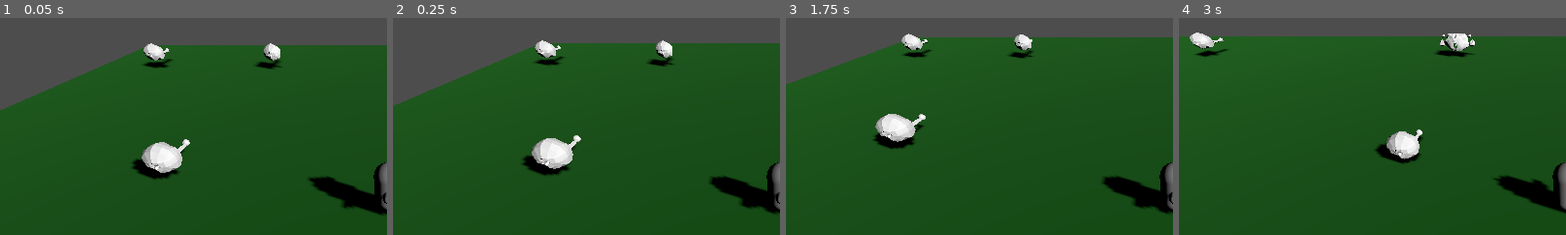
Above: before the commit, frames 1-4 (left to right).
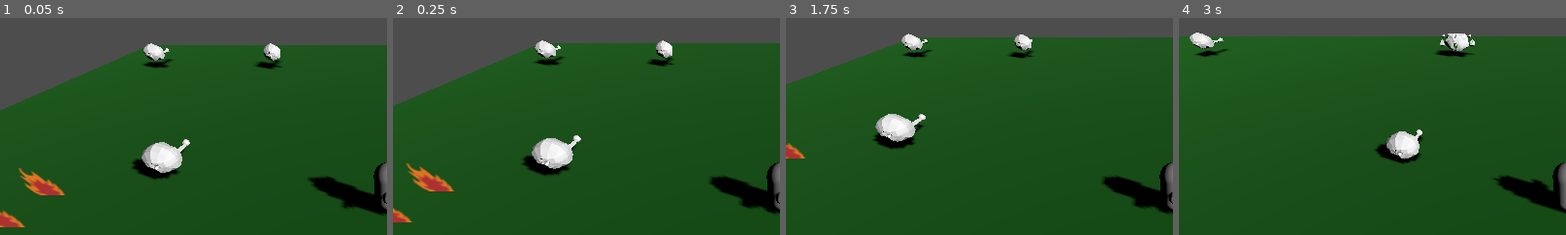
Above: after the commit, the same moments.

Repository: felpo-games/bichos-atomicos-2
Game: Godot game, scene res://cenas/feses/fese_1.tscn
The game is run twice, just before and just after one commit, with the same random seed, the same clock (stepped at 60 frames per second) and the same inputs. The project has no main scene, so this scene is started directly.
Inputs (mouse positions are % of the whole screen's width and height, from its top left):
- Up to frame 1 (0.05 s): no input
- Up to frame 2 (0.25 s): no input
- Up to frame 3 (1.75 s): tap Enter at 0.5 s; move the mouse to (72, 45) at 0.52 s; hold D (direita) 0.53-1.28 s; right-click (72, 45) at 0.6 s; move the mouse to (30, 55) at 1.27 s; hold S (tras) from 1.28 s (still down); click (30, 55) at 1.35 s
- Up to frame 4 (3 s): move the mouse to (60, 28) at 2.02 s; release S (tras) at 2.03 s; hold D (direita) 2.03-2.78 s; tap Shift (dash) at 2.1 s; move the mouse to (45, 70) at 2.77 s; hold W (frente) from 2.78 s (still down); tap E (interacao) at 2.85 s
The pictures show only the part of the screen within x 0-50%, y 7-57%; the shares and areas given below are measured in that part.

The runs differ from the first frame. In frame 1, 1.0% of the frame differs, in the area x 0-18%, y 69-97%; in frame 2, 1.0%; in frame 3, 0.2%; in frame 4, nothing differs.

Commit message:
add20132404
agora demos fogo

Diff:
--- a/cenas/bichos/pet/bala_dc.tscn
+++ b/cenas/bichos/pet/bala_dc.tscn
@@ -10,7 +10,7 @@
 
 [sub_resource type="SphereShape3D" id="SphereShape3D_auu6e"]
 
-[node name="bala_dc" type="Area3D" unique_id=1777013342]
+[node name="bala_dc" type="Area3D" unique_id=1777013342 groups=["ataque_dc", "ataque_player"]]
 script = ExtResource("1_a47i1")
 
 [node name="MeshInstance3D" type="MeshInstance3D" parent="." unique_id=517282303]
--- a/cenas/feses/fese_1.tscn
+++ b/cenas/feses/fese_1.tscn
@@ -7,6 +7,7 @@
 [ext_resource type="PackedScene" uid="uid://dxchpdfieiuk1" path="res://cenas/telas/laboratorio_iventario.tscn" id="3_34wp8"]
 [ext_resource type="PackedScene" uid="uid://8jgini67sqoj" path="res://cenas/bichos/bicho_h.tscn" id="3_e5vpm"]
 [ext_resource type="PackedScene" uid="uid://cojmkk1gai3wm" path="res://cenas/bichos/bicho_c.tscn" id="4_g0u1t"]
+[ext_resource type="PackedScene" uid="uid://2n7s13pt8lm1" path="res://cenas/obstaculos/fogo_normal.tscn" id="8_1efgt"]
 
 [sub_resource type="StandardMaterial3D" id="StandardMaterial3D_8gjcs"]
 albedo_color = Color(0, 0.39215687, 0, 1)
@@ -80,6 +81,28 @@
 
 [node name="coletaveis" type="Node3D" parent="." unique_id=2030487566]
 
+[node name="obstaculos" type="Node3D" parent="." unique_id=110551841]
+
+[node name="fogo_normal" type="Node3D" parent="obstaculos" unique_id=239939384]
+
+[node name="fogo_normal" parent="obstaculos/fogo_normal" unique_id=944948005 instance=ExtResource("8_1efgt")]
+transform = Transform3D(-0.14033103, 0, 0.9901046, 0, 1, 0, -0.9901046, 0, -0.14033103, -16.660982, 1.5780773, 0)
+
+[node name="fogo_normal2" parent="obstaculos/fogo_normal" unique_id=1975960319 instance=ExtResource("8_1efgt")]
+transform = Transform3D(-0.14033103, 0, 0.9901046, 0, 1, 0, -0.9901046, 0, -0.14033103, -16.660982, 1.5780773, 1.5581512)
+
+[node name="fogo_normal3" parent="obstaculos/fogo_normal" unique_id=901165594 instance=ExtResource("8_1efgt")]
+transform = Transform3D(-0.14033103, 0, 0.9901046, 0, 1, 0, -0.9901046, 0, -0.14033103, -13.215167, 1.5780773, 1.5581512)
+
+[node name="fogo_normal4" parent="obstaculos/fogo_normal" unique_id=1208907688 instance=ExtResource("8_1efgt")]
+transform = Transform3D(-0.14033103, 0, 0.9901046, 0, 1, 0, -0.9901046, 0, -0.14033103, -13.215167, 1.5780773, -0.12768745)
+
+[node name="fogo_normal5" parent="obstaculos/fogo_normal" unique_id=1172457286 instance=ExtResource("8_1efgt")]
+transform = Transform3D(-0.14033103, 0, 0.9901046, 0, 1, 0, -0.9901046, 0, -0.14033103, -18.885427, 1.5780773, -0.12768745)
+
+[node name="fogo_normal6" parent="obstaculos/fogo_normal" unique_id=1634613799 instance=ExtResource("8_1efgt")]
+transform = Transform3D(-0.14033103, 0, 0.9901046, 0, 1, 0, -0.9901046, 0, -0.14033103, -18.885427, 1.5780773, 1.5267849)
+
 [connection signal="batalhar" from="personagem/telas/conversas_cena" to="bichos/bicho_c" method="_on_conversas_cena_batalhar"]
 [connection signal="batalhar" from="personagem/telas/conversas_cena" to="bichos/bicho_c2" method="_on_conversas_cena_batalhar"]
 [connection signal="acertou" from="personagem/telas/conversa_o" to="bichos/bicho_o" method="_on_conversa_o_acertou"]
--- /dev/null
+++ b/cenas/obstaculos/fogo_normal.gd
@@ -0,0 +1,18 @@
+extends Node3D
+
+
+# Called when the node enters the scene tree for the first time.
+func _ready() -> void:
+	show()
+	pass # Replace with function body.
+
+
+# Called every frame. 'delta' is the elapsed time since the previous frame.
+func _process(delta: float) -> void:
+	pass
+
+
+func _on_area_3d_area_entered(area: Area3D) -> void:
+	if area.is_in_group("ataque_agua"):
+		hide()
+	pass # Replace with function body.
--- /dev/null
+++ b/cenas/obstaculos/fogo_normal.tscn
@@ -0,0 +1,20 @@
+[gd_scene format=3 uid="uid://2n7s13pt8lm1"]
+
+[ext_resource type="Script" uid="uid://dtq56dixcg2o6" path="res://cenas/obstaculos/fogo_normal.gd" id="1_w6slb"]
+[ext_resource type="Texture2D" uid="uid://dsjy4rrbmdv0p" path="res://arte/felp/fogo.png" id="2_88pf3"]
+
+[sub_resource type="BoxShape3D" id="BoxShape3D_bnu6m"]
+
+[node name="fogo_normal" type="Node3D" unique_id=944948005]
+script = ExtResource("1_w6slb")
+
+[node name="Sprite3D" type="Sprite3D" parent="." unique_id=490518308]
+billboard = 2
+texture = ExtResource("2_88pf3")
+
+[node name="Area3D" type="Area3D" parent="." unique_id=1439848205]
+
+[node name="CollisionShape3D" type="CollisionShape3D" parent="Area3D" unique_id=1607302856]
+shape = SubResource("BoxShape3D_bnu6m")
+
+[connection signal="area_entered" from="Area3D" to="." method="_on_area_3d_area_entered"]
--- a/project.godot
+++ b/project.godot
@@ -27,6 +27,9 @@
 [global_group]
 
 ataque_bicho=""
+ataque_agua=""
+ataque_player=""
+ataque_dc=""
 
 [input]
 
Binary file added: arte/felp/fogo.png
Not shown, added: arte/felp/fogo.png.import
Not shown, added: cenas/obstaculos/fogo_normal.gd.uid
